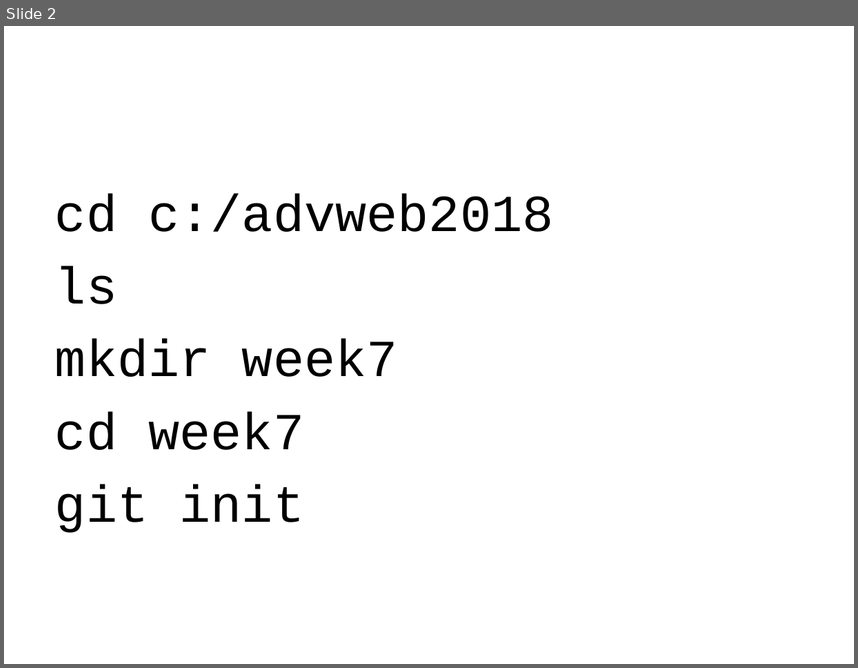
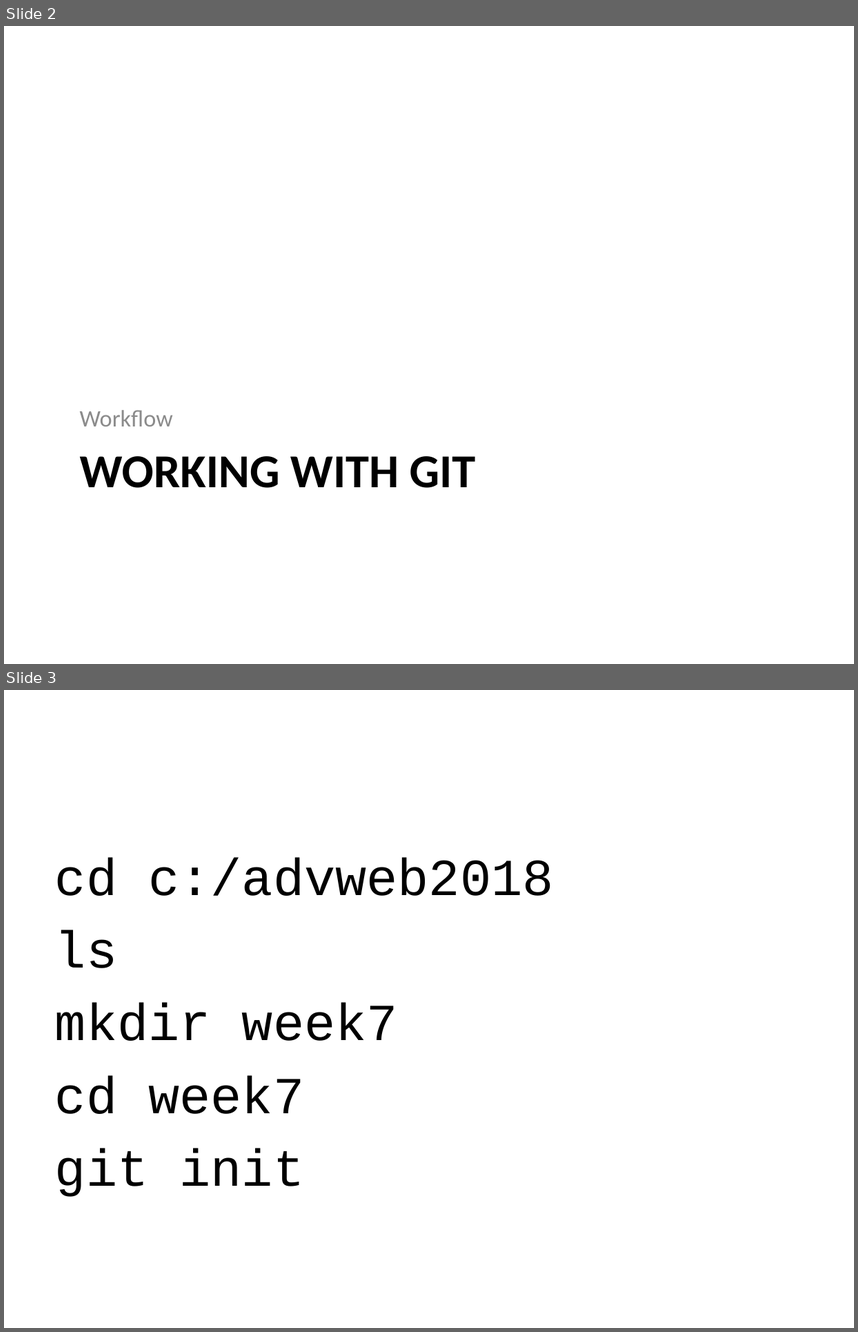
Before and after one commit to johnrowley/ibatwed, a slide deck: week7presentation.pptx. Shown one above the other, each under a label of ours: slide 2 before the commit, slides 2 and 3 after it. The pictures are 858x668 and 858x1332 pixels, drawn with LibreOffice and Linux fonts; fonts in the diff are those of the drawing. Boxes give left, top, right and bottom in pixels: in the first picture for what was removed or moved away, otherwise in the second. Text is boxed around its words. In the diff, an @@ line names an element or a change of style, - is before the commit and + after.

```diff
--- a/week7presentation.pptx
+++ b/week7presentation.pptx
@@ slide 2 added at box(4, 26, 854, 664), background #FFFFFF @@
@@ text added at box(80, 410, 173, 426), 20 pt, text #8C8C8C @@
+Workflow
@@ title added at box(80, 456, 476, 488), 40 pt, text #000000, bold @@
+WORKING WITH GIT
@@ what was slide 2 is now slide 3 @@
```
Also in this commit, not shown: 1 slide changed, 2 other slides added, 3 other files.
